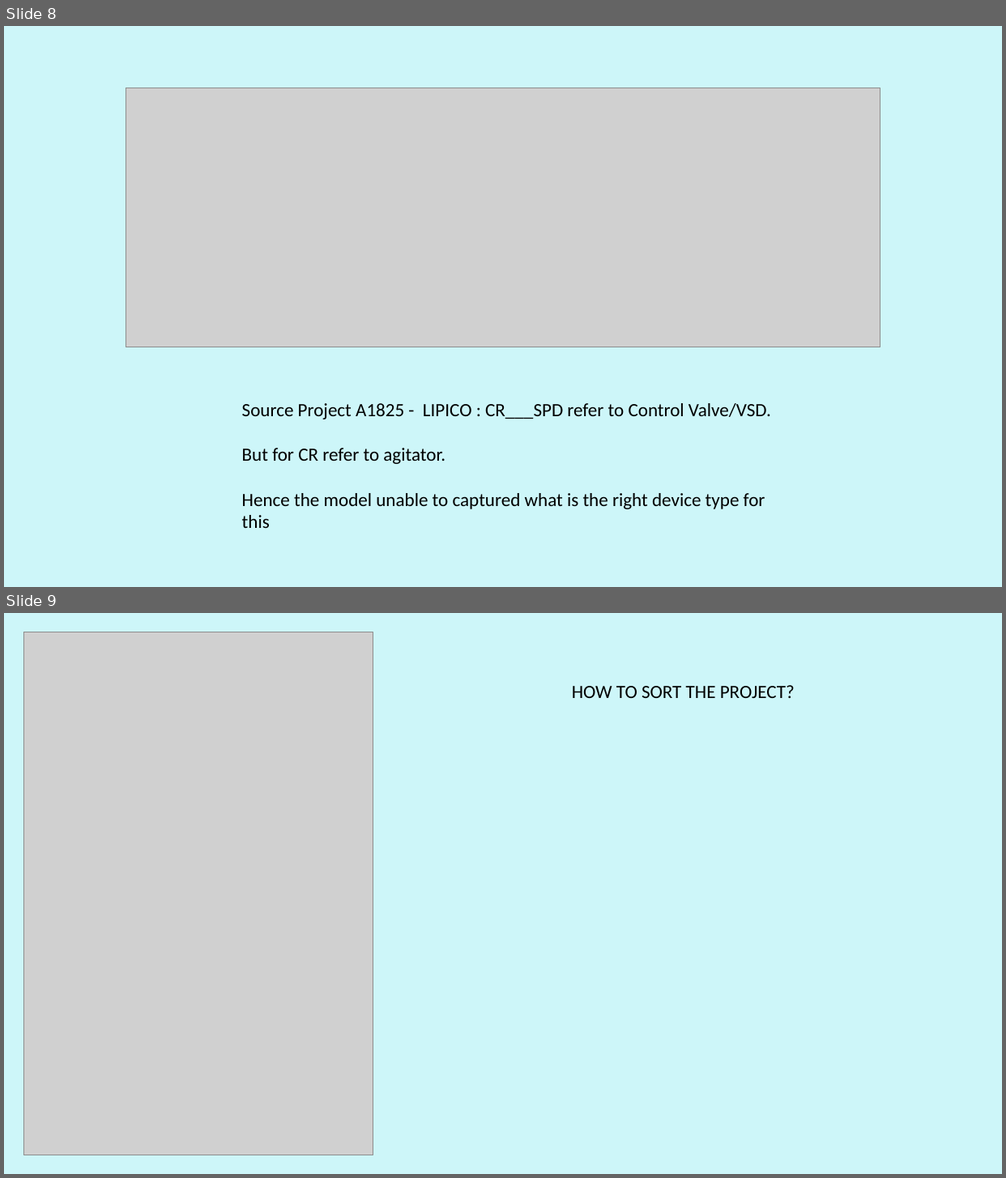
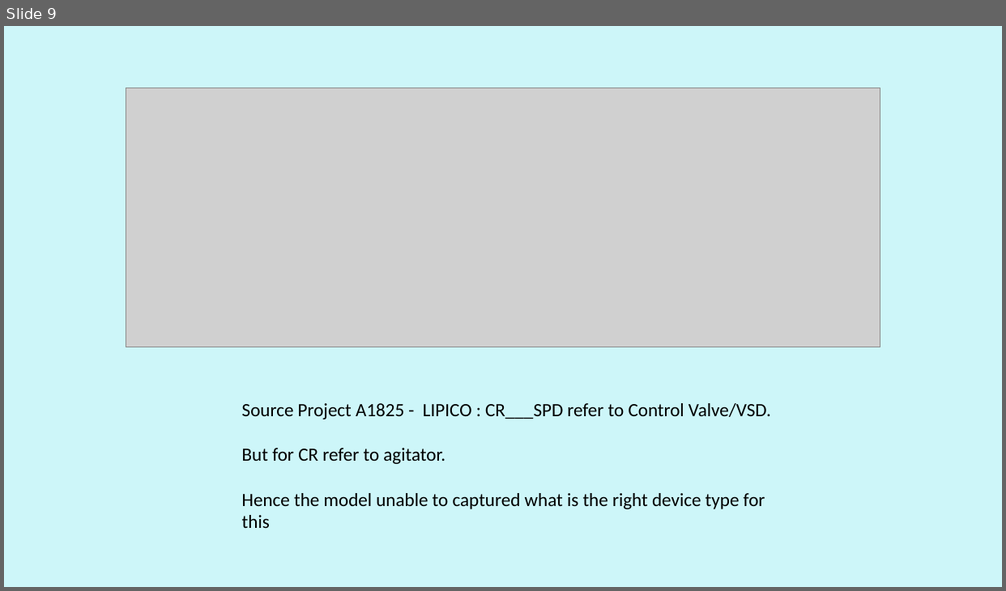
Before and after one commit to Syaziyah30/DeviceCluster, a slide deck: 1.training_model/supplementary/Device Identifier 20260520.pptx. Shown one above the other, each under a label of ours: slides 8 and 9 before the commit, slide 9 after it. The pictures are 1006x1178 and 1006x591 pixels, drawn with LibreOffice and Linux fonts; fonts in the diff are those of the drawing; grey boxes stand for pictures. Boxes give left, top, right and bottom in pixels: in the first picture for what was removed or moved away, otherwise in the second. Text is boxed around its words. In the diff, an @@ line names an element or a change of style, - is before the commit and + after.

```diff
--- a/1.training_model/supplementary/Device Identifier 20260520.pptx
+++ b/1.training_model/supplementary/Device Identifier 20260520.pptx
@@ slide 9 removed at (4,613,1002,1174), background #CDF6F9 @@
@@ picture removed at (23,632,373,1156) @@
@@ text removed at (572,685,795,698) @@
-HOW TO SORT THE PROJECT?
@@ what was slide 8 is now slide 9 @@
```
Also in this commit, not shown: 3 slides added, 2 other slides removed.
